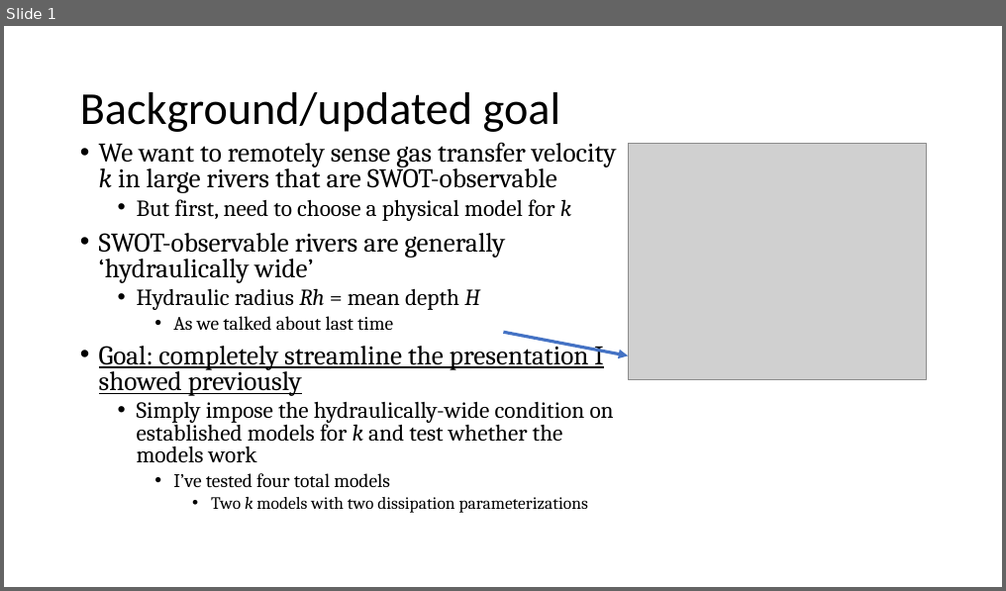
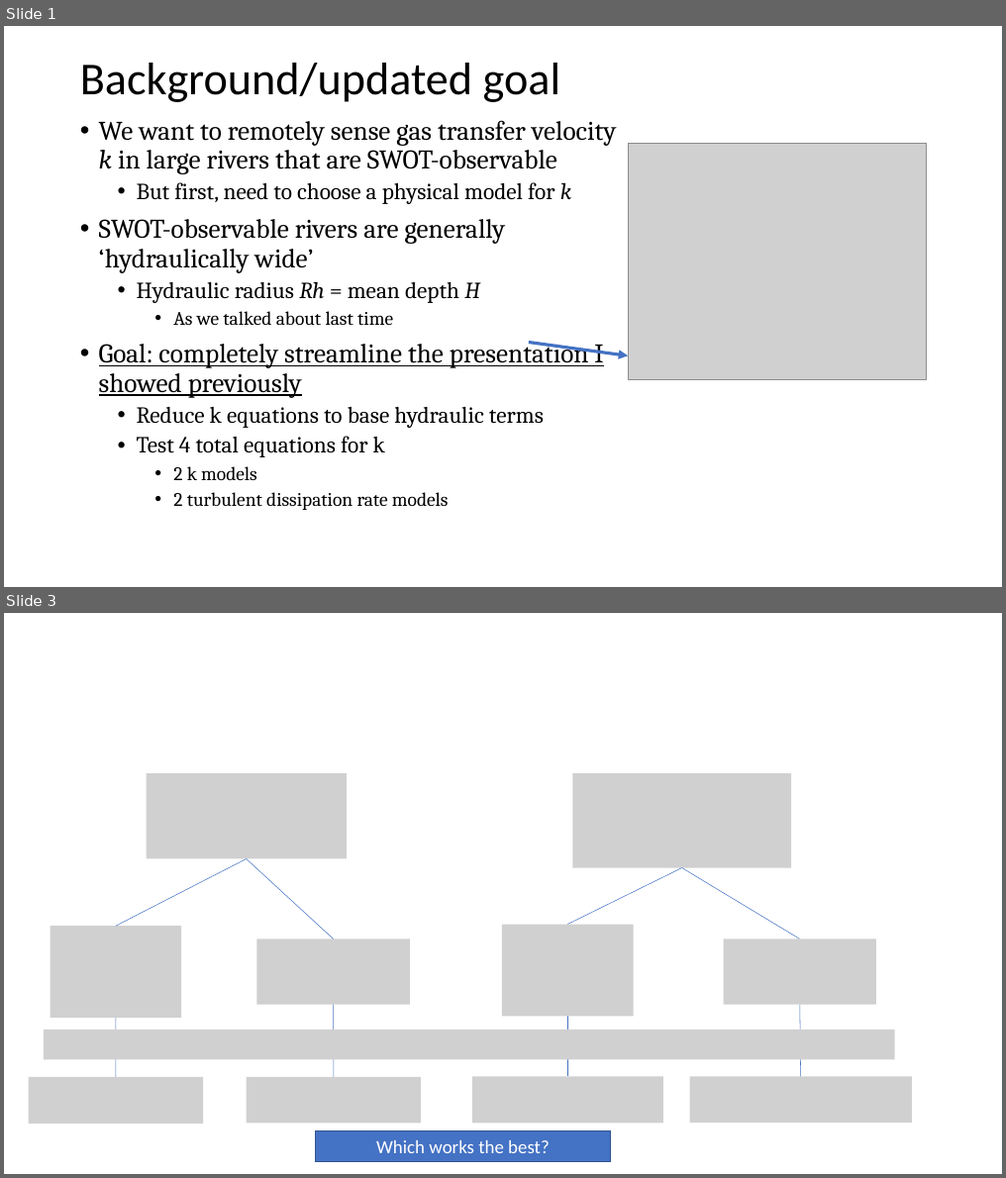
Before and after one commit to craigbrinkerhoff/RSK600, a slide deck: docs/Zappa_notes_2.pptx. Shown one above the other, each under a label of ours: slide 1 before the commit, slides 1 and 3 after it; the slides between them are not shown. The pictures are 1006x591 and 1006x1178 pixels, drawn with LibreOffice and Linux fonts; fonts in the diff are those of the drawing; grey boxes stand for pictures. Boxes give left, top, right and bottom in pixels: in the first picture for what was removed or moved away, otherwise in the second. Text is boxed around its words. In the diff, an @@ line names an element or a change of style, - is before the commit and + after.

```diff
--- a/docs/Zappa_notes_2.pptx
+++ b/docs/Zappa_notes_2.pptx
@@ slide 3 added at box(4, 613, 1002, 1174), background #FFFFFF @@
@@ picture added at box(147, 773, 347, 860) @@
@@ picture added at box(573, 773, 792, 868) @@
@@ line added from (247, 860) to (116, 926), #4472C4 0.5 pt @@
@@ line added from (247, 860) to (334, 940), #4472C4 0.5 pt @@
@@ line added from (682, 868) to (567, 925), #4472C4 0.5 pt @@
@@ line added from (682, 868) to (800, 940), #4472C4 0.5 pt @@
@@ picture added at box(51, 926, 181, 1018) @@
@@ picture added at box(502, 925, 633, 1017) @@
@@ picture added at box(257, 940, 410, 1005) @@
@@ picture added at box(724, 940, 876, 1005) @@
@@ line added from (116, 1077) to (116, 1018), #4472C4 0.5 pt @@
@@ line added from (334, 1077) to (334, 1004), #4472C4 0.5 pt @@
@@ line added from (567, 1077) to (567, 1017), #4472C4 0.5 pt @@
@@ line added from (801, 1077) to (800, 1004), #4472C4 0.5 pt @@
@@ picture added at box(44, 1030, 895, 1059) @@
@@ picture added at box(29, 1077, 204, 1124) @@
@@ picture added at box(247, 1077, 421, 1124) @@
@@ picture added at box(472, 1077, 662, 1124) @@
@@ picture added at box(690, 1077, 912, 1124) @@
@@ rectangle added at box(316, 1132, 611, 1161), fill #4472C4, outline #325491 1 pt, 18 pt, text #FFFFFF @@
+Which works the best?
@@ slide 1 changed as well @@
@@ title "Background/updated goal": place and size @@
-title "Background/updated goal" at box(80, 92, 560, 132)
+title "Background/updated goal" at box(80, 63, 560, 102)
@@ text "We want to remotely sense ...": place and size @@
-text "We want to remotely sense ..." at box(99, 142, 617, 513)
+text "We want to remotely sense ..." at box(99, 120, 617, 510)
@@ text at box(99, 120, 617, 398): line spacing 0.8 to 0.9 @@
@@ arrow moved from (503, 332) - (629, 356) to (529, 343) - (629, 356) @@
@@ text at box(137, 407, 544, 510): text changed @@
-  • Simply impose the hydraulically-wide condition on established models for k and test whether the models work
-    • I’ve tested four total models
-      • Two k models with two dissipation parameterizations
+  • Reduce k equations to base hydraulic terms
+  • Test 4 total equations for k
+    • 2 k models
+    • 2 turbulent dissipation rate models
```
Also in this commit, not shown: 2 other slides changed, 1 other slide added, 1 slide removed, 36 other files.
